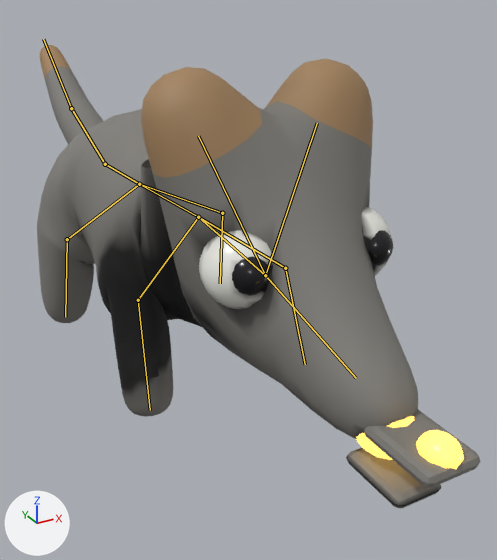
What one commit did to the glTF model public/models/kodamagitsune.glb.
Camera for both pictures: a 50 mm camera at (-0.346, -0.786, 0.518) aimed at (0.084, -0.005, 0.127). Arrows for +X, +Y and +Z are at lower left; the lights stay in place. The older version comes first. Both versions are drawn at frame 8 of the action 'attack'; the numbers are the values there. The bones that change, and the others that lie on the model, are drawn over the model as lines.

The first picture shows 'kodamagitsune'.
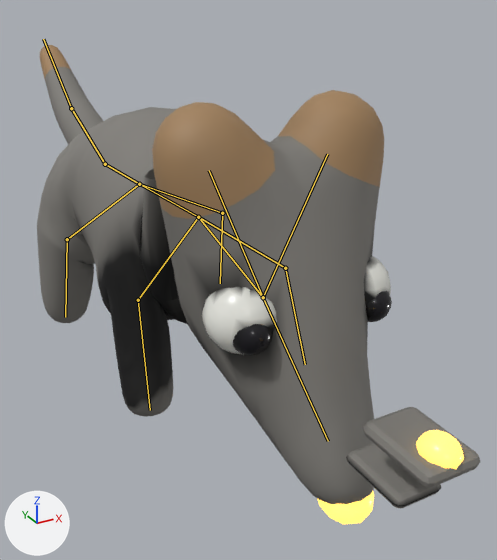
Where the change shows, as pixel boxes [x1, y1, x2, y2] in the pictures (497 x 560 px):
'kodamagitsune', posed: before [37, 45, 480, 508]; after [37, 45, 480, 524]
bone 'chest-neck', root to tip: before (198, 217) to (265, 275); after (198, 217) to (263, 297)
bone 'neck-snout', root to tip: before (265, 275) to (356, 378); after (263, 297) to (328, 441)

Diff of the bpy script that builds the scene:
```diff
--- a/public/models/kodamagitsune.glb.py
+++ b/public/models/kodamagitsune.glb.py
@@ bone_chest_neck @@
 bone_chest_neck = bpy.data.objects['kodamagitsune_arm'].pose.bones['chest-neck']  # child of 'chest-hip'
-bone_chest_neck.rotation_quaternion = (1.0, -0.016, 0.0, 0.0)  # degrees (-2, 0, 0)
+bone_chest_neck.rotation_quaternion = (0.998, 0.07, 0.0, 0.0)  # degrees (8, 0, 0)
@@ bone_neck_snout @@
 bone_neck_snout = bpy.data.objects['kodamagitsune_arm'].pose.bones['neck-snout']  # child of 'chest-neck'
-bone_neck_snout.rotation_quaternion = (1.0, -0.007, 0.0, 0.0)  # degrees (-1, 0, 0)
+bone_neck_snout.rotation_quaternion = (0.993, 0.122, 0.0, 0.0)  # degrees (14, 0, 0)
```
